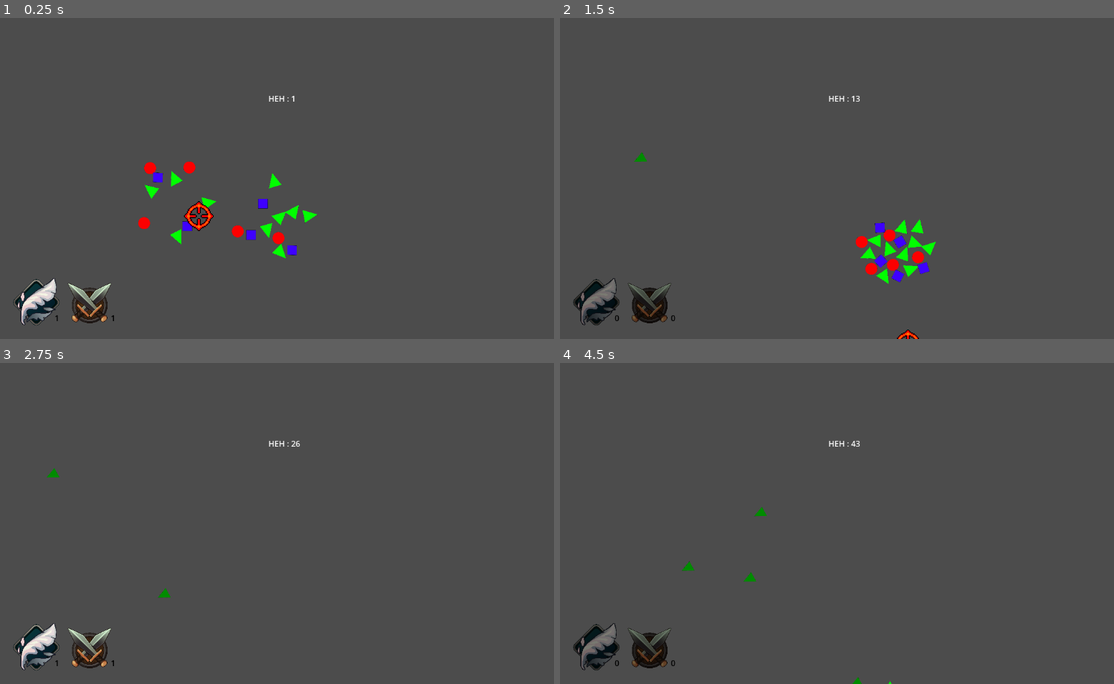
Above: before the commit, frames 1-4 (two rows, left to right).
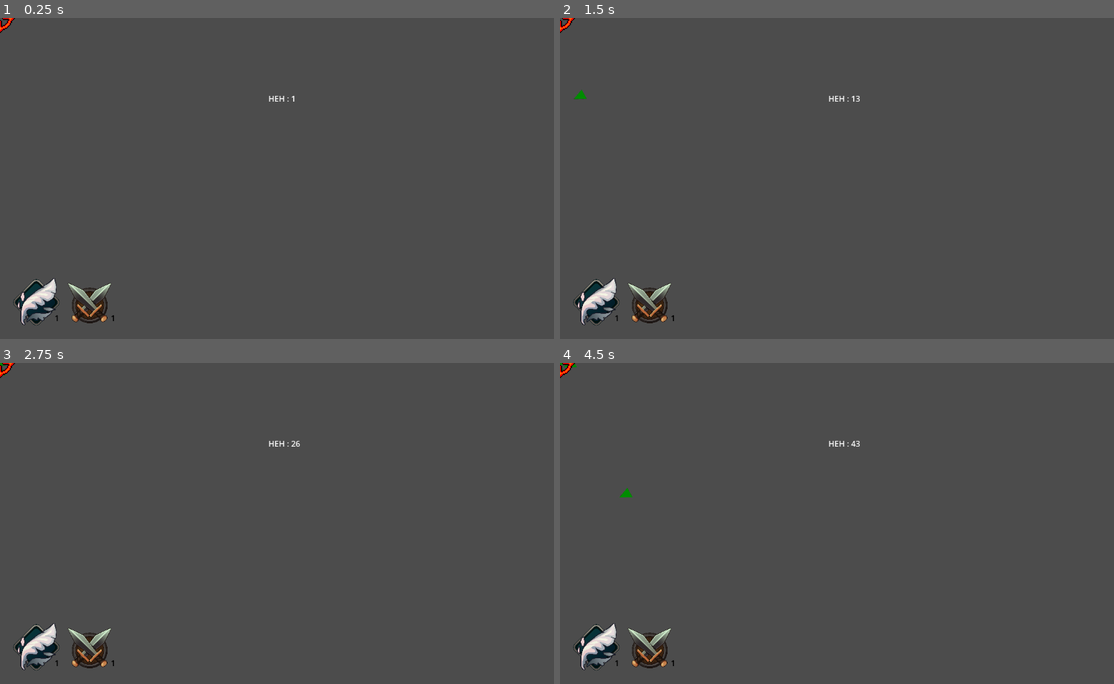
Above: after the commit, the same moments.

Repository: elias-bina/the-tipping-point
Game: Godot game, scene res://Level1.tscn
Two runs of this game, one before a commit and one after it. Both use one fixed random seed, a clock stepped at 60 frames per second and the inputs below.
Inputs (mouse positions are in pixels of both pictures, inside the frame that each line leads up to):
- Up to frame 1 (0.25 s): no input
- Up to frame 2 (1.5 s): move the mouse to (969, 162) at 0.52 s; hold D (player_right) 0.53-1.28 s; click (969, 162) at 0.6 s; move the mouse to (731, 194) at 1.27 s; hold S (player_down) from 1.28 s (still down); tap Shift (player_dash) at 1.35 s
- Up to frame 3 (2.75 s): move the mouse to (343, 452) at 2.02 s; release S (player_down) at 2.03 s; hold D (player_right) from 2.03 s (still down); tap Space (player_parry) at 2.1 s
- Up to frame 4 (4.5 s): move the mouse to (820, 587) at 2.77 s; release D (player_right) at 2.78 s; hold W (player_up) 2.78-3.53 s; right-click (820, 587) at 2.85 s; move the mouse to (1019, 571) at 3.52 s; hold A (player_left) from 3.53 s (still down); click (1019, 571) at 3.6 s; move the mouse to (676, 475) at 4.27 s; tap Shift (player_dash) at 4.35 s

The runs differ from the first frame. In frame 1, 1.4% of the frame differs, in the area x 0-58%, y 0-75%; in frame 2, 2.4%, in the area x 0-68%, y 0-100%; in frame 3, 0.1%; in frame 4, 1.3%.
Error after the commit: Parse Error: Could not preload resource file "res://objects/unit/melee_unit.tscn". (res://objects/player_swarm.gd:7)

Commit message:
start of collisions of level 2 + getting rid of center_of_swarm

Diff:
--- a/levels/Level_2.tscn
+++ b/levels/Level_2.tscn
@@ -1,6 +1,10 @@
-[gd_scene load_steps=4 format=4 uid="uid://cnic7fuvd2fey"]
-
+[gd_scene load_steps=9 format=4 uid="uid://cnic7fuvd2fey"]
+
+[ext_resource type="Script" path="res://levels/level_2.gd" id="1_8cv4g"]
 [ext_resource type="Texture2D" uid="uid://wpyn0ap24nc5" path="res://assets/tilemaps/tilemap.png" id="1_msaub"]
+[ext_resource type="PackedScene" uid="uid://cd65wwi4htatw" path="res://InputManager.tscn" id="2_tk7mv"]
+[ext_resource type="Script" path="res://objects/player_swarm.gd" id="3_swjt7"]
+[ext_resource type="PackedScene" uid="uid://dbpcnnhjmv17m" path="res://objects/enemy_spawner.tscn" id="3_x4grm"]
 
 [sub_resource type="TileSetAtlasSource" id="TileSetAtlasSource_jd5t2"]
 texture = ExtResource("1_msaub")
@@ -8,6 +12,7 @@
 texture_region_size = Vector2i(8, 8)
 0:0/0 = 0
 1:0/0 = 0
+1:0/0/physics_layer_0/polygon_0/points = PackedVector2Array(-4, -4, 4, -4, 4, 4, -4, 4)
 2:0/0 = 0
 3:0/0 = 0
 4:0/0 = 0
@@ -21,6 +26,7 @@
 12:0/0 = 0
 0:1/0 = 0
 1:1/0 = 0
+1:1/0/physics_layer_0/polygon_0/points = PackedVector2Array(-4, -4, 4, -4, 4, 4, -4, 4)
 2:1/0 = 0
 3:1/0 = 0
 4:1/0 = 0
@@ -34,6 +40,7 @@
 12:1/0 = 0
 0:2/0 = 0
 1:2/0 = 0
+1:2/0/physics_layer_0/polygon_0/points = PackedVector2Array(-4, -4, 4, -4, 4, 4, -4, 4)
 2:2/0 = 0
 3:2/0 = 0
 4:2/0 = 0
@@ -134,38 +141,25 @@
 14:10/0 = 0
 15:10/0 = 0
 15:11/0 = 0
-15:11/0/terrain_set = 0
 16:11/0 = 0
-16:11/0/terrain_set = 0
 17:12/0 = 0
-17:12/0/terrain_set = 0
 18:12/0 = 0
-18:12/0/terrain_set = 0
 19:12/0 = 0
-19:12/0/terrain_set = 0
 19:13/0 = 0
-19:13/0/terrain_set = 0
 20:13/0 = 0
-20:13/0/terrain_set = 0
 20:14/0 = 0
-20:14/0/terrain_set = 0
 21:14/0 = 0
-21:14/0/terrain_set = 0
 22:14/0 = 0
-22:14/0/terrain_set = 0
 23:14/0 = 0
-23:14/0/terrain_set = 0
 23:13/0 = 0
-23:13/0/terrain_set = 0
 23:12/0 = 0
-23:12/0/terrain_set = 0
 23:11/0 = 0
-23:11/0/terrain_set = 0
 23:10/0 = 0
 23:9/0 = 0
 22:8/0 = 0
 22:7/0 = 0
 21:7/0 = 0
+21:7/0/physics_layer_0/polygon_0/points = PackedVector2Array(-4, -4, 4, -4, 4, 4, -4, 4)
 20:6/0 = 0
 20:5/0 = 0
 19:5/0 = 0
@@ -178,17 +172,11 @@
 13:4/0 = 0
 10:10/0 = 0
 11:11/0 = 0
-11:11/0/terrain_set = 0
 11:12/0 = 0
-11:12/0/terrain_set = 0
 12:12/0 = 0
-12:12/0/terrain_set = 0
 13:12/0 = 0
-13:12/0/terrain_set = 0
 14:12/0 = 0
-14:12/0/terrain_set = 0
 14:11/0 = 0
-14:11/0/terrain_set = 0
 15:9/0 = 0
 15:8/0 = 0
 15:7/0 = 0
@@ -197,25 +185,15 @@
 14:5/0 = 0
 13:3/0 = 0
 13:13/0 = 0
-13:13/0/terrain_set = 0
 14:13/0 = 0
-14:13/0/terrain_set = 0
 15:13/0 = 0
-15:13/0/terrain_set = 0
 16:13/0 = 0
-16:13/0/terrain_set = 0
 17:13/0 = 0
-17:13/0/terrain_set = 0
 18:13/0 = 0
-18:13/0/terrain_set = 0
 20:12/0 = 0
-20:12/0/terrain_set = 0
 21:12/0 = 0
-21:12/0/terrain_set = 0
 22:12/0 = 0
-22:12/0/terrain_set = 0
 22:11/0 = 0
-22:11/0/terrain_set = 0
 23:8/0 = 0
 23:7/0 = 0
 23:6/0 = 0
@@ -228,11 +206,8 @@
 13:8/0 = 0
 13:9/0 = 0
 13:11/0 = 0
-13:11/0/terrain_set = 0
 20:11/0 = 0
-20:11/0/terrain_set = 0
 21:11/0 = 0
-21:11/0/terrain_set = 0
 23:5/0 = 0
 23:4/0 = 0
 23:3/0 = 0
@@ -246,9 +221,7 @@
 18:9/0 = 0
 18:10/0 = 0
 18:11/0 = 0
-18:11/0/terrain_set = 0
 19:11/0 = 0
-19:11/0/terrain_set = 0
 21:10/0 = 0
 21:9/0 = 0
 21:8/0 = 0
@@ -262,9 +235,7 @@
 16:5/0 = 0
 16:6/0 = 0
 15:14/0 = 0
-15:14/0/terrain_set = 0
 16:14/0 = 0
-16:14/0/terrain_set = 0
 20:10/0 = 0
 20:9/0 = 0
 20:8/0 = 0
@@ -277,30 +248,22 @@
 13:5/0 = 0
 11:10/0 = 0
 11:13/0 = 0
-11:13/0/terrain_set = 0
 12:14/0 = 0
-12:14/0/terrain_set = 0
 13:14/0 = 0
-13:14/0/terrain_set = 0
 14:14/0 = 0
-14:14/0/terrain_set = 0
 17:5/0 = 0
 14:7/0 = 0
 14:8/0 = 0
 12:11/0 = 0
-12:11/0/terrain_set = 0
 12:13/0 = 0
-12:13/0/terrain_set = 0
 16:10/0 = 0
 17:9/0 = 0
 17:8/0 = 0
 17:7/0 = 0
 17:6/0 = 0
 15:12/0 = 0
-15:12/0/terrain_set = 0
 14:9/0 = 0
 16:12/0 = 0
-16:12/0/terrain_set = 0
 16:9/0 = 0
 17:10/0 = 0
 18:1/0 = 0
@@ -343,7 +306,6 @@
 9:11/0 = 0
 10:11/0 = 0
 17:11/0 = 0
-17:11/0/terrain_set = 0
 8:11/0 = 0
 7:11/0 = 0
 6:11/0 = 0
@@ -369,17 +331,11 @@
 1:14/0 = 0
 0:14/0 = 0
 11:14/0 = 0
-11:14/0/terrain_set = 0
 21:13/0 = 0
-21:13/0/terrain_set = 0
 22:13/0 = 0
-22:13/0/terrain_set = 0
 18:14/0 = 0
-18:14/0/terrain_set = 0
 19:14/0 = 0
-19:14/0/terrain_set = 0
 17:14/0 = 0
-17:14/0/terrain_set = 0
 12:8/0 = 0
 13:6/0 = 0
 22:4/0 = 0
@@ -421,22 +377,58 @@
 
 [sub_resource type="TileSet" id="TileSet_0poh6"]
 tile_size = Vector2i(8, 8)
-terrain_set_0/mode = 0
-terrain_set_0/terrain_0/name = "Entities"
-terrain_set_0/terrain_0/color = Color(0.668074, 0.0309828, 0.494307, 1)
+physics_layer_0/collision_layer = 5
+physics_layer_0/collision_mask = 5
 sources/0 = SubResource("TileSetAtlasSource_jd5t2")
 
+[sub_resource type="CircleShape2D" id="CircleShape2D_gnfw4"]
+radius = 27.4
+
 [node name="Level2" type="Node2D"]
+script = ExtResource("1_8cv4g")
 
 [node name="Terrain" type="TileMapLayer" parent="."]
 texture_filter = 1
 scale = Vector2(8, 8)
-tile_map_data = PackedByteArray("AAAAAAAAAAAAAAAAAAABAAAAAAA …(61840 unchanged characters)… AAAAAAAD7/yMAAAAAAAAAAAD7/yQAAAAAAAAAAAA=")
+tile_map_data = PackedByteArray("AAAAAAAAAAAAAAAAAAABAAAAAAA …(61840 unchanged characters)… AAAAAAAD7/yMAAAAAAAAAAAD7/yQAAAAAAAAAAAAdAPz/AAADAAAAAAAeAPv/AAADAAAAAAA=")
 tile_set = SubResource("TileSet_0poh6")
 
 [node name="Entities" type="TileMapLayer" parent="."]
 z_index = 3
 texture_filter = 1
 scale = Vector2(8, 8)
-tile_map_data = PackedByteArray("AAACAAEAAAAQAA0AAAACAAIAAAA …(992 unchanged characters)… OAA4AAADu/wYAAAAXAAoAAADu/wcAAAAXAAsAAAA=")
+tile_map_data = PackedByteArray("AAACAAEAAAAQAA0AAAACAAIAAAA …(992 unchanged characters)… OAA4AAADu/wYAAAAXAAoAAADu/wcAAAAXAAsAAAAdAPz/AAAPAAQAAAAgAPv/AAARAAMAAAAfAPr/AAAQAAMAAAAeAPv/AAAPAAQAAAA=")
 tile_set = SubResource("TileSet_0poh6")
+
+[node name="InputManager" parent="." instance=ExtResource("2_tk7mv")]
+position = Vector2(390, 80)
+scale = Vector2(1.09375, 1.09375)
+
+[node name="EnemySpawner" parent="." instance=ExtResource("3_x4grm")]
+
+[node name="PlayerSwarm" type="Node" parent="."]
+script = ExtResource("3_swjt7")
+
+[node name="PlayerCursor" type="CharacterBody2D" parent="PlayerSwarm"]
+scale = Vector2(0.414063, 0.414063)
+collision_layer = 4
+collision_mask = 4
+
+[node name="Camera2D" type="Camera2D" parent="PlayerSwarm/PlayerCursor"]
+scale = Vector2(2.41509, 2.41509)
+zoom = Vector2(0.7, 0.7)
+limit_left = -1850
+limit_top = -575
+limit_right = 3205
+limit_bottom = 2560
+editor_draw_limits = true
+
+[node name="CollisionShape2D" type="CollisionShape2D" parent="PlayerSwarm/PlayerCursor"]
+shape = SubResource("CircleShape2D_gnfw4")
+
+[connection signal="activate_attack" from="InputManager" to="PlayerSwarm" method="_on_input_manager_activate_attack"]
+[connection signal="activate_dash" from="InputManager" to="PlayerSwarm" method="_on_input_manager_activate_dash"]
+[connection signal="activate_parry" from="InputManager" to="PlayerSwarm" method="_on_input_manager_activate_parry"]
+[connection signal="activate_shoot" from="InputManager" to="PlayerSwarm" method="_on_input_manager_activate_shoot"]
+[connection signal="move_horizontal_update" from="InputManager" to="PlayerSwarm" method="_on_input_manager_move_horizontal_update"]
+[connection signal="move_vertical_update" from="InputManager" to="PlayerSwarm" method="_on_input_manager_move_vertical_update"]
--- /dev/null
+++ b/levels/level_2.gd
@@ -0,0 +1,18 @@
+extends Node2D
+
+var swarmNode: Node = null
+var enemySpawner: Node = null
+
+
+# Called when the node enters the scene tree for the first time.
+func _ready() -> void:
+	swarmNode = get_node("PlayerSwarm");
+	swarmNode.initialize_positions(get_viewport_rect().size, 10, 40, 20);
+	enemySpawner = get_node("EnemySpawner");
+
+	swarmNode.player_move.connect(_on_player_move)
+
+
+func _on_player_move(pos: Vector2):
+	if enemySpawner:
+		enemySpawner.set_player_pos(pos)
--- a/objects/player_swarm.gd
+++ b/objects/player_swarm.gd
@@ -11,7 +11,6 @@
 var nb_of_units = 0;
 
 var unit_speed = 0.01;
-var center_of_swarm = Vector2(400, 400);
 
 # ------------- Movement vars -------------
 
@@ -77,10 +76,10 @@
 func _process(delta: float):
 	update_center_of_swarm(delta);
 	for i in range(0, nb_of_units):
-		var velocity = rule(i, center_of_swarm) * swarm_attrction_factor;
+		var velocity = rule(i, cursorNode.position) * swarm_attrction_factor;
 		units[i].set_linear_velocity(velocity);
 
-		var force_of_repulsion = units[i].get_force_of_repulsion(i, units, center_of_swarm);
+		var force_of_repulsion = units[i].get_force_of_repulsion(i, units, cursorNode.position);
 		units[i].apply_central_force(force_of_repulsion);
 
 
@@ -90,9 +89,8 @@
 	else:
 		curr_velocity += (target_velocity - curr_velocity) / acceleration_frames
 
-	center_of_swarm += curr_velocity * delta
-	cursorNode.position = center_of_swarm
-	player_move.emit(center_of_swarm)
+	cursorNode.move_and_collide(curr_velocity * delta);
+	player_move.emit(cursorNode.position)
 
 
 func _on_input_manager_move_vertical_update(move_y: float) -> void:
--- a/objects/unit/melee_unit.tscn
+++ b/objects/unit/melee_unit.tscn
@@ -10,7 +10,8 @@
 radius = 109.073
 
 [node name="MeleeUnit" type="RigidBody2D"]
-script = ExtResource("1_y726m")
+collision_layer = 3
+script = ExtResource("1_cvpc6")
 
 [node name="Sprite2D" type="Sprite2D" parent="."]
 scale = Vector2(0.200332, 0.2)
Not shown: 1 places in objects/enemy_spawner.tscn that only renumber resources
Not shown: 1 places in objects/unit/unit.tscn that only renumber resources
